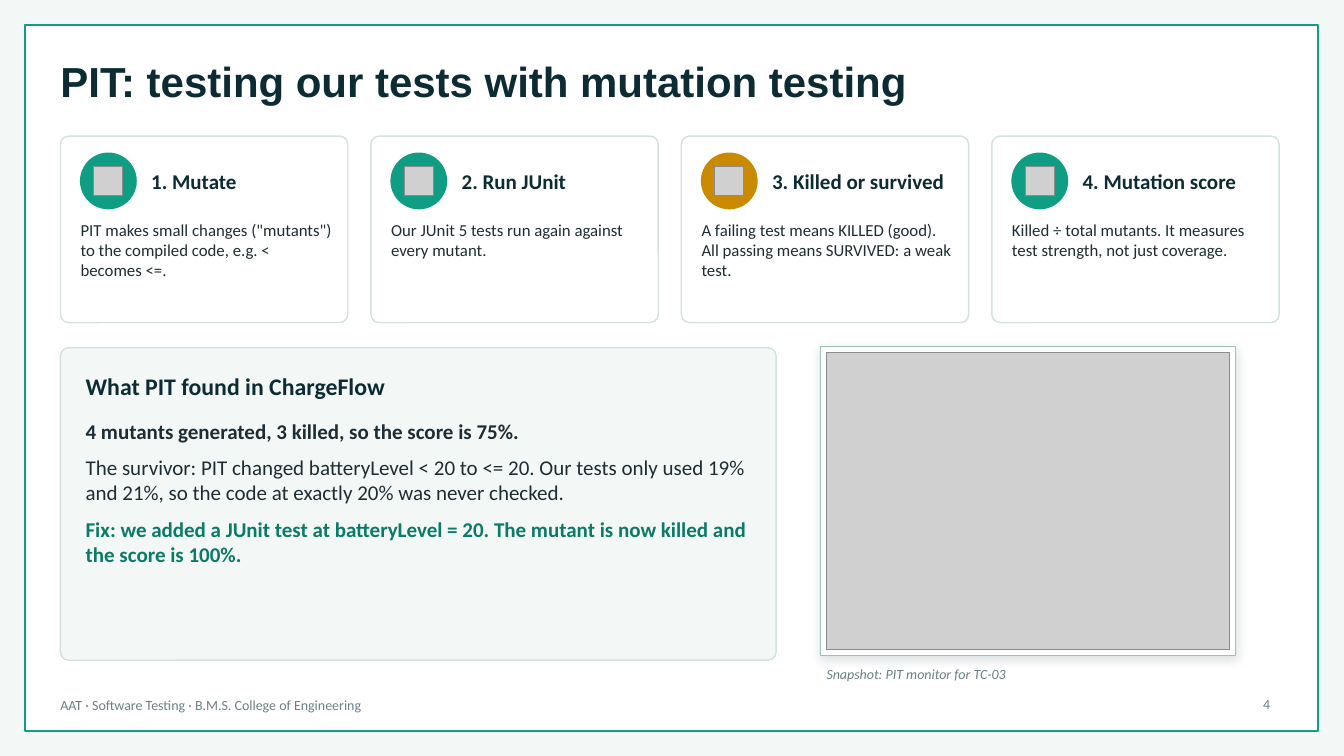
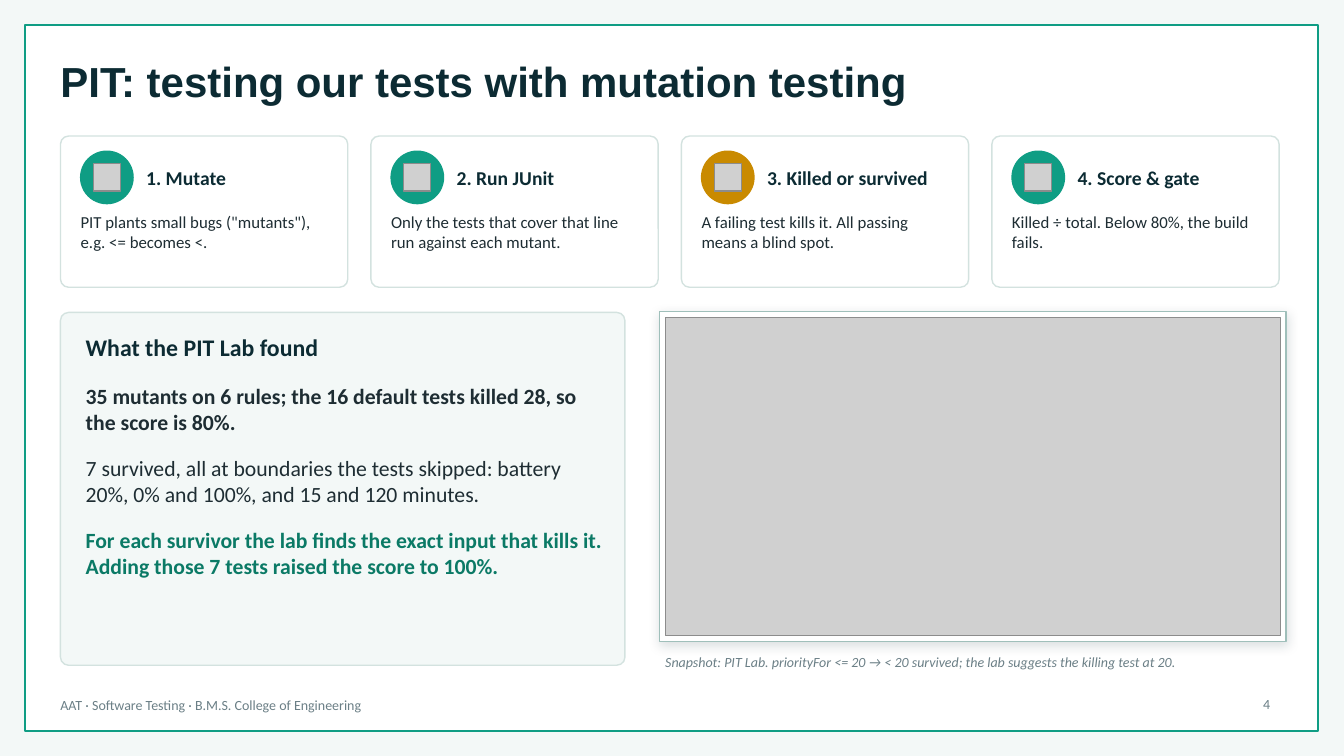
Before and after one commit to VineetKamath/chargeflow-ev-testing-lab, a slide deck: slide 4 of presentation/AAT_Software_Testing_ChargeFlow.pptx. Drawn at 1344x756 pixels with LibreOffice and Linux fonts; fonts in the diff are those of the drawing; grey boxes stand for pictures; background and template pictures are left out. Boxes give left, top, right and bottom in pixels: in the first picture for what was removed or moved away, otherwise in the second. Text is boxed around its words. In the diff, an @@ line names an element or a change of style, - is before the commit and + after.

```diff
--- a/presentation/AAT_Software_Testing_ChargeFlow.pptx
+++ b/presentation/AAT_Software_Testing_ChargeFlow.pptx
@@ rounded rectangle: place and size @@
-rounded rectangle at [60, 136, 348, 323]
+rounded rectangle at [60, 136, 348, 287]
@@ rounded rectangle: place and size @@
-rounded rectangle at [371, 136, 658, 323]
+rounded rectangle at [371, 136, 658, 287]
@@ rounded rectangle: place and size @@
-rounded rectangle at [682, 136, 969, 323]
+rounded rectangle at [682, 136, 969, 287]
@@ rounded rectangle: place and size @@
-rounded rectangle at [992, 136, 1279, 323]
+rounded rectangle at [992, 136, 1279, 287]
@@ size 15 to 14 pt in 3 elements at [146, 172, 226, 185], [457, 171, 554, 185], [767, 171, 928, 185] @@
@@ 4 ellipses: place and size @@
-4 ellipses at [81, 153, 1068, 209]
+4 ellipses at [81, 151, 1065, 204]
@@ 4 pictures: place and size @@
-4 pictures at [94, 166, 1055, 196]
+4 pictures at [93, 163, 1052, 191]
@@ text at [1078, 172, 1199, 189]: text changed; size 15 to 14 pt @@
-4. Mutation score
+4. Score & gate
@@ text at [81, 216, 310, 251]: text changed @@
-PIT makes small changes ("mutants") to the compiled code, e.g. < becomes <=.
+PIT plants small bugs ("mutants"), e.g. <= becomes <.
@@ text at [391, 216, 618, 251]: text changed @@
-Our JUnit 5 tests run again against every mutant.
+Only the tests that cover that line run against each mutant.
@@ text at [702, 216, 908, 251]: text changed @@
-A failing test means KILLED (good). All passing means SURVIVED: a weak test.
+A failing test kills it. All passing means a blind spot.
@@ text at [1012, 216, 1248, 248]: text changed @@
-Killed ÷ total mutants. It measures test strength, not just coverage.
+Killed ÷ total. Below 80%, the build fails.
@@ proportions changed in 5 elements at [60, 136, 348, 287], [371, 136, 658, 287], [682, 136, 969, 287], [992, 136, 1279, 287], [60, 313, 625, 665] @@
@@ rounded rectangle: place and size @@
-rounded rectangle at [60, 348, 776, 660]
+rounded rectangle at [60, 313, 625, 665]
@@ rectangle: place and size @@
-rectangle at [821, 347, 1236, 656]
+rectangle at [659, 312, 1287, 642]
@@ picture: place and size @@
-picture at [827, 353, 1230, 650]
+picture at [665, 318, 1280, 636]
@@ text at [86, 339, 318, 356]: text changed @@
-What PIT found in ChargeFlow
+What the PIT Lab found
@@ text at [86, 388, 602, 578]: text changed; size 15 to 15.5 pt @@
-4 mutants generated, 3 killed, so the score is 75%.
-The survivor: PIT changed batteryLevel < 20 to <= 20. Our tests only used 19% and 21%, so the code at exactly 20% was never checked.
-Fix: we added a JUnit test at batteryLevel = 20. The mutant is now killed and the score is 100%.
+35 mutants on 6 rules; the 16 default tests killed 28, so the score is 80%.
+7 survived, all at boundaries the tests skipped: battery 20%, 0% and 100%, and 15 and 120 minutes.
+For each survivor the lab finds the exact input that kills it. Adding those 7 tests raised the score to 100%.
@@ text at [665, 657, 1176, 670]: text changed @@
-Snapshot: PIT monitor for TC-03
+Snapshot: PIT Lab. priorityFor <= 20 → < 20 survived; the lab suggests the killing test at 20.
```
Also in this commit, not shown: 1 other slide changed, 3 slides added, 3 slides removed.
